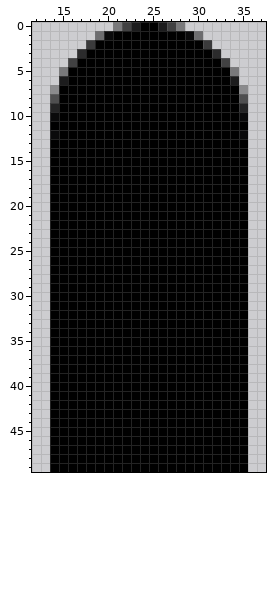
Two versions of one pixel-art sprite, images/labDoor.png. Above, as it was before the edit.
The file is 50x50 pixels. Pixels under 10% opacity are left out. Colours within 5 levels of each other are drawn and written as one. Shown: x 12..37, y 0..49.
Once edited:
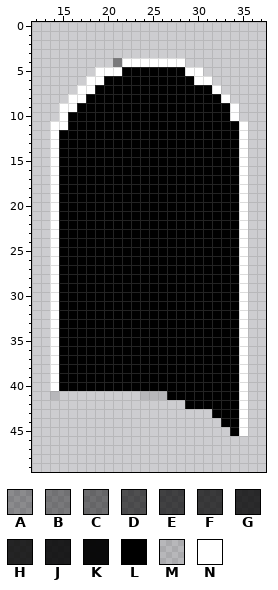
Palette (. is transparent): A #00000052  B #00000068  C #00000077  D #0000009d  E #000000ae  F #000000b7  G #000000c9  H #000000d2  J #000000dc  K #000000f2  L #000000  M #0000001b  N #ffffff
Edits made:
@@ x 12..37 @@
- 0 .........BEJLLJEB.........
- 1 .......CKLLLLLLLLKC.......
- 2 ......FLLLLLLLLLLLLF......
- 3 .....GLLLLLLLLLLLLLLG.....
- 4 ....ELLLLLLLLLLLLLLLLE....
- 5 ...BLLLLLLLLLLLLLLLLLLB...
- 6 ...JLLLLLLLLLLLLLLLLLLJ...
- 7 ..ALLLLLLLLLLLLLLLLLLLLA..
- 8 ..DLLLLLLLLLLLLLLLLLLLLD..
- 9 ..HLLLLLLLLLLLLLLLLLLLLH..
-10 ..KLLLLLLLLLLLLLLLLLLLLK..
-11 ..LLLLLLLLLLLLLLLLLLLLLL..
-12 ..KLLLLLLLLLLLLLLLLLLLLK..
-13 ..LLLLLLLLLLLLLLLLLLLLLL..
-14 ..LLLLLLLLLLLLLLLLLLLLLL..
-15 ..LLLLLLLLLLLLLLLLLLLLLL..
-16 ..LLLLLLLLLLLLLLLLLLLLLL..
-17 ..LLLLLLLLLLLLLLLLLLLLLL..
-18 ..LLLLLLLLLLLLLLLLLLLLLL..
-19 ..LLLLLLLLLLLLLLLLLLLLLL..
-20 ..LLLLLLLLLLLLLLLLLLLLLL..
-21 ..LLLLLLLLLLLLLLLLLLLLLL..
-22 ..LLLLLLLLLLLLLLLLLLLLLL..
-23 ..LLLLLLLLLLLLLLLLLLLLLL..
-24 ..LLLLLLLLLLLLLLLLLLLLLL..
-25 ..LLLLLLLLLLLLLLLLLLLLLL..
-26 ..LLLLLLLLLLLLLLLLLLLLLL..
-27 ..LLLLLLLLLLLLLLLLLLLLLL..
-28 ..LLLLLLLLLLLLLLLLLLLLLL..
-29 ..LLLLLLLLLLLLLLLLLLLLLL..
-30 ..LLLLLLLLLLLLLLLLLLLLLL..
-31 ..LLLLLLLLLLLLLLLLLLLLLL..
-32 ..LLLLLLLLLLLLLLLLLLLLLL..
-33 ..LLLLLLLLLLLLLLLLLLLLLL..
-34 ..LLLLLLLLLLLLLLLLLLLLLL..
-35 ..LLLLLLLLLLLLLLLLLLLLLL..
-36 ..LLLLLLLLLLLLLLLLLLLLLL..
-37 ..LLLLLLLLLLLLLLLLLLLLLL..
-38 ..LLLLLLLLLLLLLLLLLLLLLL..
-39 ..LLLLLLLLLLLLLLLLLLLLLL..
-40 ..LLLLLLLLLLLLLLLLLLLLLL..
-41 ..LLLLLLLLLLLLLLLLLLLLLL..
-42 ..LLLLLLLLLLLLLLLLLLLLLL..
-43 ..LLLLLLLLLLLLLLLLLLLLLL..
-44 ..LLLLLLLLLLLLLLLLLLLLLL..
-45 ..LLLLLLLLLLLLLLLLLLLLLL..
-46 ..LLLLLLLLLLLLLLLLLLLLLL..
-47 ..LLLLLLLLLLLLLLLLLLLLLL..
-48 ..LLLLLLLLLLLLLLLLLLLLLL..
-49 ..LLLLLLLLLLLLLLLLLLLLLL..
+ 0 ..........................
+ 1 ..........................
+ 2 ..........................
+ 3 ..........................
+ 4 .........BNNNNNNN.........
+ 5 .......NNNLLLLLLLNN.......
+ 6 ......NNLLLLLLLLLLNN......
+ 7 .....NNLLLLLLLLLLLLLN.....
+ 8 ....NNLLLLLLLLLLLLLLLN....
+ 9 ...NNLLLLLLLLLLLLLLLLLN...
+10 ...NLLLLLLLLLLLLLLLLLLN...
+11 ..NNLLLLLLLLLLLLLLLLLLLN..
+12 ..NLLLLLLLLLLLLLLLLLLLLN..
+13 ..NLLLLLLLLLLLLLLLLLLLLN..
+14 ..NLLLLLLLLLLLLLLLLLLLLN..
+15 ..NLLLLLLLLLLLLLLLLLLLLN..
+16 ..NLLLLLLLLLLLLLLLLLLLLN..
+17 ..NLLLLLLLLLLLLLLLLLLLLN..
+18 ..NLLLLLLLLLLLLLLLLLLLLN..
+19 ..NLLLLLLLLLLLLLLLLLLLLN..
+20 ..NLLLLLLLLLLLLLLLLLLLLN..
+21 ..NLLLLLLLLLLLLLLLLLLLLN..
+22 ..NLLLLLLLLLLLLLLLLLLLLN..
+23 ..NLLLLLLLLLLLLLLLLLLLLN..
+24 ..NLLLLLLLLLLLLLLLLLLLLN..
+25 ..NLLLLLLLLLLLLLLLLLLLLN..
+26 ..NLLLLLLLLLLLLLLLLLLLLN..
+27 ..NLLLLLLLLLLLLLLLLLLLLN..
+28 ..NLLLLLLLLLLLLLLLLLLLLN..
+29 ..NLLLLLLLLLLLLLLLLLLLLN..
+30 ..NLLLLLLLLLLLLLLLLLLLLN..
+31 ..NLLLLLLLLLLLLLLLLLLLLN..
+32 ..NLLLLLLLLLLLLLLLLLLLLN..
+33 ..NLLLLLLLLLLLLLLLLLLLLN..
+34 ..NLLLLLLLLLLLLLLLLLLLLN..
+35 ..NLLLLLLLLLLLLLLLLLLLLN..
+36 ..NLLLLLLLLLLLLLLLLLLLLN..
+37 ..NLLLLLLLLLLLLLLLLLLLLN..
+38 ..NLLLLLLLLLLLLLLLLLLLLN..
+39 ..NLLLLLLLLLLLLLLLLLLLLN..
+40 ..NLLLLLLLLLLLLLLLLLLLLN..
+41 ..M.........MMMLLLLLLLLN..
+42 .................LLLLLLN..
+43 ....................LLLN..
+44 .....................LLN..
+45 ......................LN..
+46 ..........................
+47 ..........................
+48 ..........................
+49 ..........................
